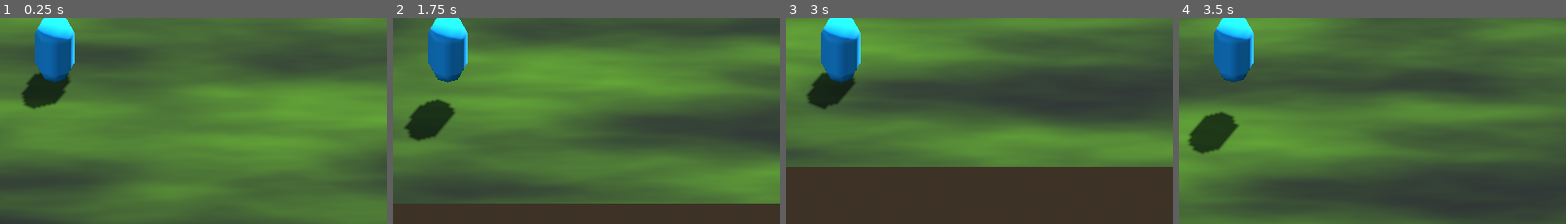
Above: before the commit, frames 1-4 (left to right).
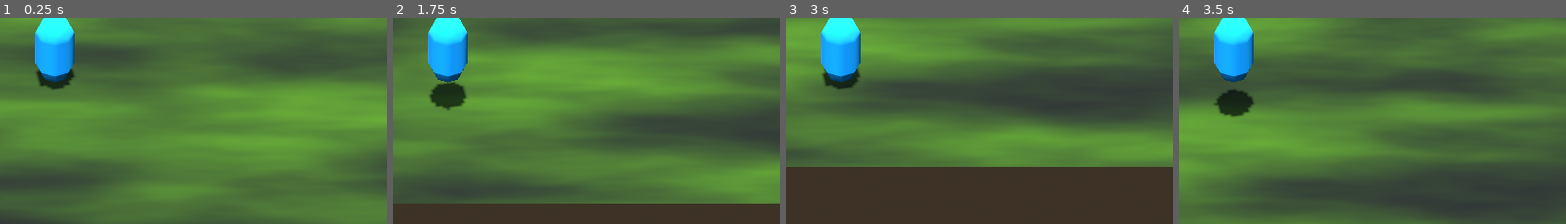
Above: after the commit, the same moments.

Repository: samthesoup/Com-419-Project
Game: Godot game, scene res://main.tscn
The game is run twice, just before and just after one commit, with the same random seed, the same clock (stepped at 60 frames per second) and the same inputs.
Inputs:
- Up to frame 1 (0.25 s): no input
- Up to frame 2 (1.75 s): tap Enter (ui_accept) at 0.5, 0.77, 1.52 s; hold Right (ui_right) 0.53-1.28 s; hold Down (ui_down) from 1.28 s (still down)
- Up to frame 3 (3 s): release Down (ui_down) at 2.03 s; hold Right (ui_right) 2.03-2.78 s; hold Up (ui_up) from 2.78 s (still down)
- Up to frame 4 (3.5 s): keep holding Up (ui_up); tap Enter (ui_accept) at 3.02 s
The pictures show only the part of the screen within x 43-93%, y 37-87%; the shares and areas given below are measured in that part.

The runs differ from the first frame. In frame 1, 3.3% of the frame differs, in the area x 5-20%, y 3-45%; in frame 2, 4.5%; in frame 3, 3.2%; in frame 4, 4.8%, in the area x 2-20%, y 3-67%.

Commit message:
edited light direction

Diff:
--- a/main.tscn
+++ b/main.tscn
@@ -47,7 +47,7 @@
 environment = SubResource("Environment_0xm2m")
 
 [node name="DirectionalLight3D" type="DirectionalLight3D" parent="WorldEnvironment" unique_id=96058333]
-transform = Transform3D(-0.8660254, -0.43301278, 0.25, 0, 0.49999997, 0.86602545, -0.50000006, 0.75, -0.43301266, 0, 0, 0)
+transform = Transform3D(-0.9813861, 0.19176854, -0.010291377, -0.028170537, -0.09074135, 0.99547607, 0.18996717, 0.9772363, 0.094454534, 0, 0, 0)
 shadow_enabled = true
 
 [node name="Test Stage" type="MeshInstance3D" parent="." unique_id=2030339401]
